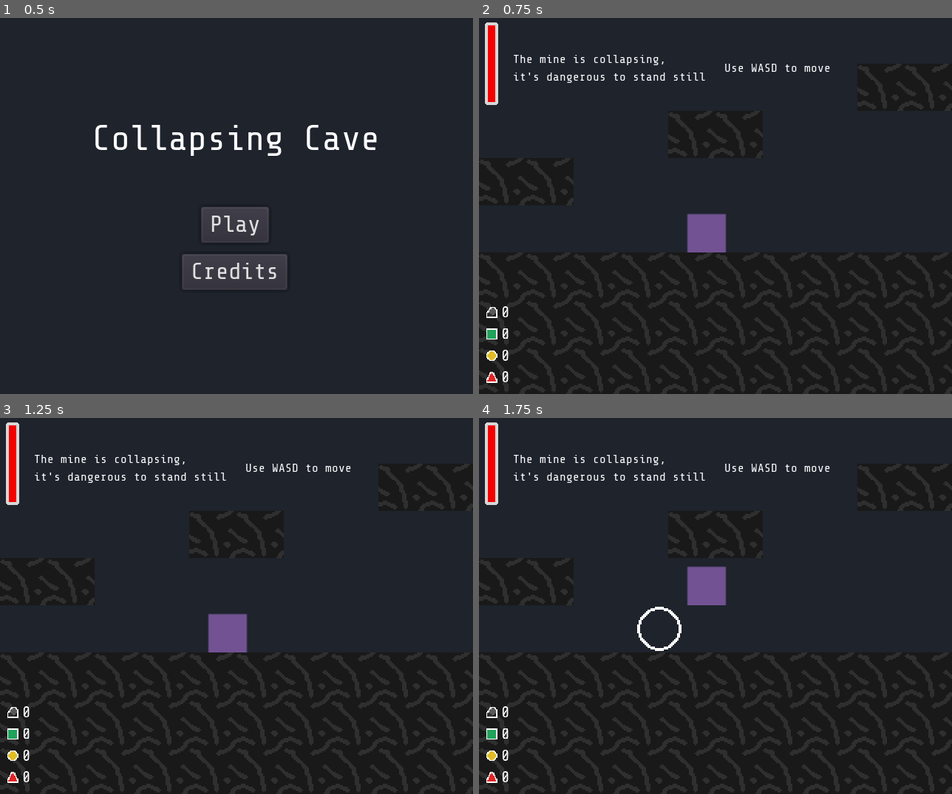
Above: before the commit, frames 1-4 (two rows, left to right).
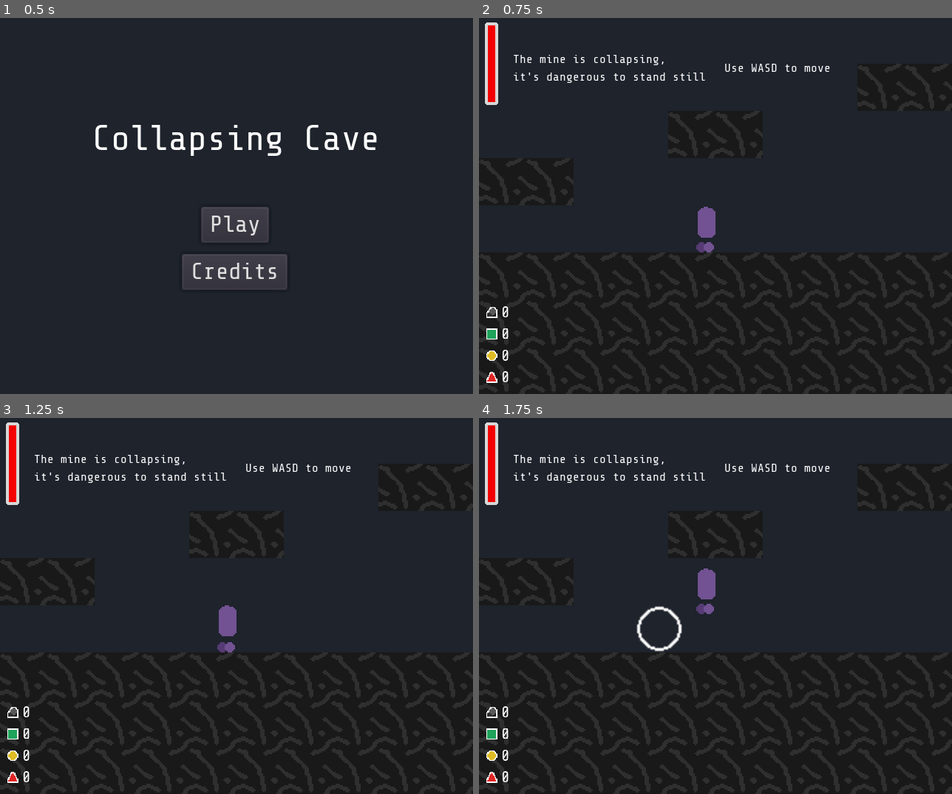
Above: after the commit, the same moments.

Repository: gelvinp/ld51-collapsing-cave
Game: Godot game, scene res://assets/scenes/App.tscn
Two runs of this game, one before a commit and one after it. Both use one fixed random seed, a clock stepped at 60 frames per second and the inputs below.
Inputs:
- Up to frame 1 (0.5 s): no input
- Up to frame 2 (0.75 s): click "Play" at 0.5 s
- Up to frame 3 (1.25 s): no input
- Up to frame 4 (1.75 s): tap Q (build) at 1.25 s; hold Right (mine_right) from 1.28 s (still down); tap Space (attack) at 1.35 s; tap W (jump) at 1.52 s

Frame 1 is identical in both runs. In frame 2, 0.7% of the frame differs, in the area x 43-53%, y 50-63%; in frame 3, 0.7%; in frame 4, 0.9%, in the area x 33-53%, y 39-63%.

Commit message:
HIM

Diff:
--- a/assets/scenes/player.tscn
+++ b/assets/scenes/player.tscn
@@ -1,26 +1,144 @@
-[gd_scene load_steps=8 format=2]
+[gd_scene load_steps=35 format=2]
 
-[ext_resource path="res://assets/sprites/player.png" type="Texture" id=1]
+[ext_resource path="res://assets/sprites/player_idle.png" type="Texture" id=1]
 [ext_resource path="res://assets/scripts/player.gd" type="Script" id=2]
 [ext_resource path="res://assets/sounds/land.wav" type="AudioStream" id=3]
 [ext_resource path="res://assets/sounds/hit_player.wav" type="AudioStream" id=4]
 [ext_resource path="res://assets/sounds/jump.wav" type="AudioStream" id=5]
 [ext_resource path="res://assets/sounds/attack.wav" type="AudioStream" id=6]
+[ext_resource path="res://assets/sprites/player_walk.png" type="Texture" id=7]
+[ext_resource path="res://assets/sprites/player_mine.png" type="Texture" id=8]
 
-[sub_resource type="RectangleShape2D" id=1]
-extents = Vector2( 13, 13 )
+[sub_resource type="AtlasTexture" id=2]
+atlas = ExtResource( 1 )
+region = Rect2( 0, 0, 32, 32 )
+
+[sub_resource type="AtlasTexture" id=3]
+atlas = ExtResource( 1 )
+region = Rect2( 32, 0, 32, 32 )
+
+[sub_resource type="AtlasTexture" id=4]
+atlas = ExtResource( 1 )
+region = Rect2( 0, 32, 32, 32 )
+
+[sub_resource type="AtlasTexture" id=5]
+atlas = ExtResource( 1 )
+region = Rect2( 32, 32, 32, 32 )
+
+[sub_resource type="AtlasTexture" id=6]
+atlas = ExtResource( 8 )
+region = Rect2( 0, 0, 32, 32 )
+
+[sub_resource type="AtlasTexture" id=7]
+atlas = ExtResource( 8 )
+region = Rect2( 32, 0, 32, 32 )
+
+[sub_resource type="AtlasTexture" id=8]
+atlas = ExtResource( 8 )
+region = Rect2( 64, 0, 32, 32 )
+
+[sub_resource type="AtlasTexture" id=9]
+atlas = ExtResource( 8 )
+region = Rect2( 96, 0, 32, 32 )
+
+[sub_resource type="AtlasTexture" id=10]
+atlas = ExtResource( 8 )
+region = Rect2( 0, 32, 32, 32 )
+
+[sub_resource type="AtlasTexture" id=11]
+atlas = ExtResource( 8 )
+region = Rect2( 32, 32, 32, 32 )
+
+[sub_resource type="AtlasTexture" id=12]
+atlas = ExtResource( 8 )
+region = Rect2( 64, 32, 32, 32 )
+
+[sub_resource type="AtlasTexture" id=13]
+atlas = ExtResource( 8 )
+region = Rect2( 96, 32, 32, 32 )
+
+[sub_resource type="AtlasTexture" id=14]
+atlas = ExtResource( 7 )
+region = Rect2( 0, 0, 32, 32 )
+
+[sub_resource type="AtlasTexture" id=15]
+atlas = ExtResource( 7 )
+region = Rect2( 32, 0, 32, 32 )
+
+[sub_resource type="AtlasTexture" id=16]
+atlas = ExtResource( 7 )
+region = Rect2( 64, 0, 32, 32 )
+
+[sub_resource type="AtlasTexture" id=17]
+atlas = ExtResource( 7 )
+region = Rect2( 96, 0, 32, 32 )
+
+[sub_resource type="AtlasTexture" id=18]
+atlas = ExtResource( 7 )
+region = Rect2( 0, 32, 32, 32 )
+
+[sub_resource type="AtlasTexture" id=19]
+atlas = ExtResource( 7 )
+region = Rect2( 32, 32, 32, 32 )
+
+[sub_resource type="AtlasTexture" id=20]
+atlas = ExtResource( 7 )
+region = Rect2( 64, 32, 32, 32 )
+
+[sub_resource type="AtlasTexture" id=21]
+atlas = ExtResource( 7 )
+region = Rect2( 96, 32, 32, 32 )
+
+[sub_resource type="AtlasTexture" id=22]
+atlas = ExtResource( 7 )
+region = Rect2( 0, 64, 32, 32 )
+
+[sub_resource type="AtlasTexture" id=23]
+atlas = ExtResource( 7 )
+region = Rect2( 32, 64, 32, 32 )
+
+[sub_resource type="AtlasTexture" id=24]
+atlas = ExtResource( 7 )
+region = Rect2( 64, 64, 32, 32 )
+
+[sub_resource type="AtlasTexture" id=25]
+atlas = ExtResource( 7 )
+region = Rect2( 96, 64, 32, 32 )
+
+[sub_resource type="SpriteFrames" id=26]
+animations = [ {
+"frames": [ SubResource( 2 ), SubResource( 3 ), SubResource( 3 ), SubResource( 4 ), SubResource( 5 ), SubResource( 5 ) ],
+"loop": true,
+"name": "idle",
+"speed": 2.5
+}, {
+"frames": [ SubResource( 6 ), SubResource( 7 ), SubResource( 8 ), SubResource( 9 ), SubResource( 10 ), SubResource( 11 ), SubResource( 12 ), SubResource( 13 ) ],
+"loop": true,
+"name": "mine",
+"speed": 7.0
+}, {
+"frames": [ SubResource( 14 ), SubResource( 15 ), SubResource( 16 ), SubResource( 17 ), SubResource( 18 ), SubResource( 19 ), SubResource( 20 ), SubResource( 21 ), SubResource( 22 ), SubResource( 23 ), SubResource( 24 ), SubResource( 25 ) ],
+"loop": true,
+"name": "walk",
+"speed": 10.0
+} ]
+
+[sub_resource type="CapsuleShape2D" id=27]
+radius = 8.0
+height = 14.0
 
 [node name="KinematicBody2D" type="KinematicBody2D" groups=["player"]]
 collision_layer = 2
 script = ExtResource( 2 )
 
-[node name="Sprite" type="Sprite" parent="."]
+[node name="AnimatedSprite" type="AnimatedSprite" parent="."]
 position = Vector2( 0, -16 )
-texture = ExtResource( 1 )
+frames = SubResource( 26 )
+animation = "idle"
 
 [node name="CollisionShape2D" type="CollisionShape2D" parent="."]
-position = Vector2( 0, -13 )
-shape = SubResource( 1 )
+position = Vector2( 0, -15 )
+shape = SubResource( 27 )
 
 [node name="AudioJump" type="AudioStreamPlayer" parent="."]
 stream = ExtResource( 5 )
--- a/assets/scripts/map_wrangler.gd
+++ b/assets/scripts/map_wrangler.gd
@@ -138,6 +138,7 @@
 
 			_mine_position = _incoming_map.map_to_global(incoming_position)
 			_mining_map = _incoming_map
+			player.is_mining = true
 			return incoming_position
 
 	if _outgoing_map:
@@ -151,9 +152,11 @@
 
 			_mine_position = _outgoing_map.map_to_global(outgoing_position)
 			_mining_map = _outgoing_map
+			player.is_mining = true
 			return outgoing_position
 
 	_mine_type = -1
+	player.is_mining = false
 	return INVALID_TILE
 
 
--- a/assets/scripts/player.gd
+++ b/assets/scripts/player.gd
@@ -17,6 +17,7 @@
 onready var audio_hit := $AudioHit
 onready var audio_attack := $AudioAttack
 onready var attack_scene := preload("res://assets/scenes/attack.tscn")
+onready var animator := $AnimatedSprite
 
 var is_on_ladder := false
 var _velocity := Vector2.ZERO
@@ -25,6 +26,7 @@
 var _in_air := false
 var _pushback := false
 var _attack_ready := true
+var is_mining := false
 
 
 func _process(_delta):
@@ -37,6 +39,18 @@
 	if Input.is_action_just_pressed("attack") and _attack_ready:
 		attack()
 
+	if _velocity.y != 0:
+		animator.animation = "idle"
+		animator.frame = 0
+		animator.playing = false
+	elif is_mining:
+		animator.play("mine")
+	elif _velocity.x == 0:
+		animator.play("idle")
+	else:
+		animator.play("walk")
+
+	animator.flip_h = _facing == Facing.RIGHT
 
 func _physics_process(delta):
 	if _pushback:
Binary file removed: assets/sprites/player.png
Binary file added: assets/sprites/player_idle.png
Not shown, changed: assets/sprites/player_idle.png.import
Binary file added: assets/sprites/player_mine.png
Not shown, added: assets/sprites/player_mine.png.import
Binary file added: assets/sprites/player_walk.png
Not shown, added: assets/sprites/player_walk.png.import
